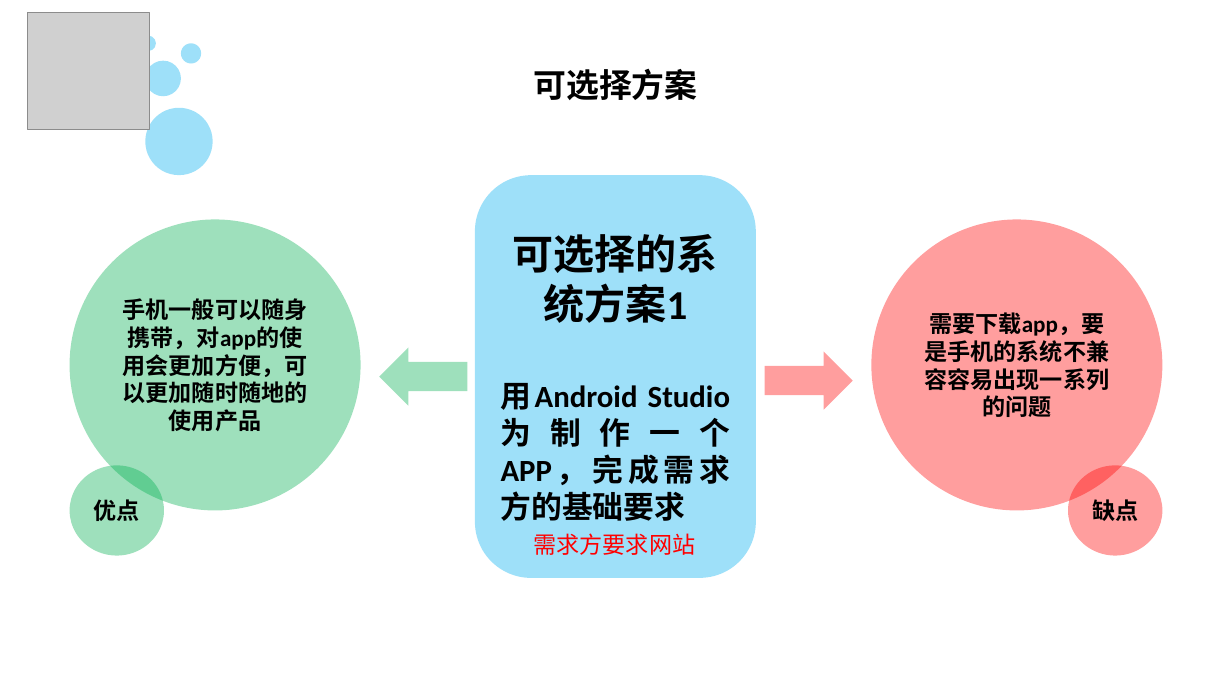
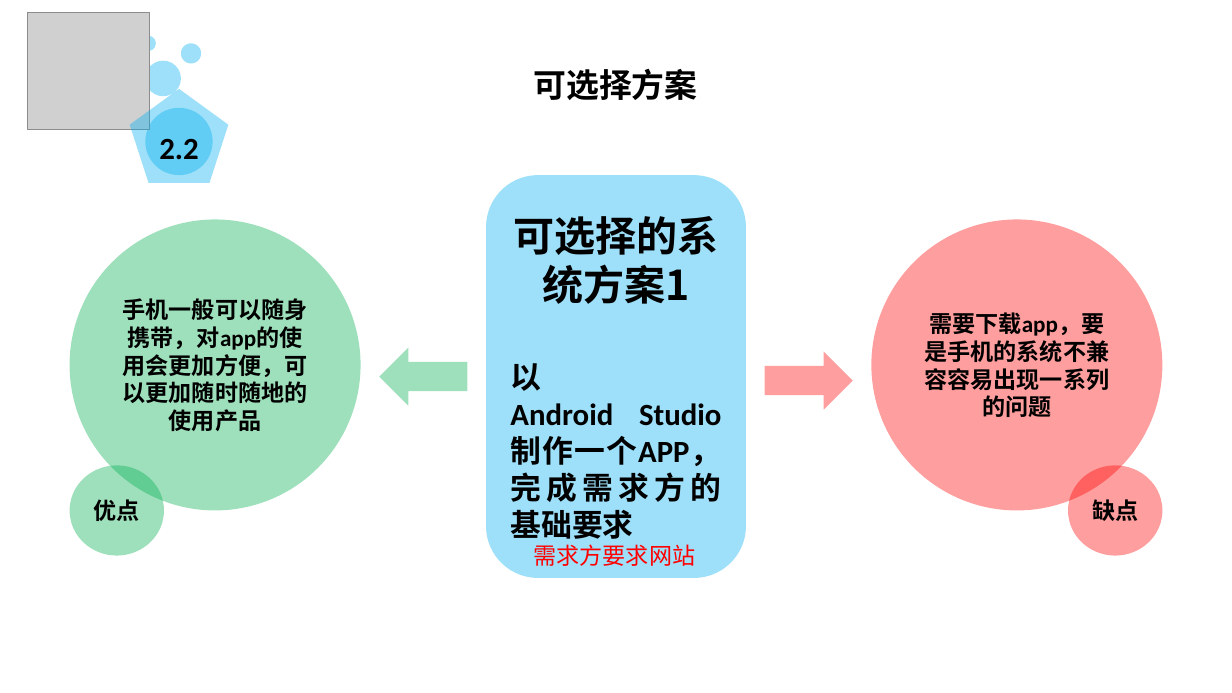
Before and after one commit to PRD2018-G13/PRD2018-G13-TeamProject, a slide deck: slide 11 of PRD2018-G13组项目/软件工程系列课程教学辅助网站/受控文档/分析设计/PRD2018-G13-项目里程碑.pptx. Drawn at 1232x693 pixels with LibreOffice and Linux fonts; fonts in the diff are those of the drawing; grey boxes stand for pictures; background and template pictures are left out. Boxes give left, top, right and bottom in pixels: in the first picture for what was removed or moved away, otherwise in the second. Text is boxed around its words. In the diff, an @@ line names an element or a change of style, - is before the commit and + after.

```diff
--- a/PRD2018-G13组项目/软件工程系列课程教学辅助网站/受控文档/分析设计/PRD2018-G13-项目里程碑.pptx
+++ b/PRD2018-G13组项目/软件工程系列课程教学辅助网站/受控文档/分析设计/PRD2018-G13-项目里程碑.pptx
@@ pentagon added at (129, 89, 228, 183), fill #00B0F0 at 38% opacity, 24 pt, text #000000, bold @@
+2.2
@@ rounded rectangle "可选择的系统方案1": place and size @@
-rounded rectangle "可选择的系统方案1" at (475, 176, 756, 579)
+rounded rectangle "可选择的系统方案1" at (486, 176, 746, 579)
@@ text in rounded rectangle at (513, 216, 718, 304): font Calibri to Noto Sans CJK JP in "可选择的系统方案1" @@
@@ text in rounded rectangle at (510, 363, 721, 545): text changed @@
-用Android Studio为制作一个APP，完成需求方的基础要求
+以
+Android Studio制作一个APP，完成需求方的基础要求
@@ text "需求方要求网站": place and size @@
-text "需求方要求网站" at (534, 533, 696, 555)
+text "需求方要求网站" at (534, 544, 696, 566)
```
Also in this commit, not shown: 23 other slides changed, 49 slides added, 15 slides removed, 2 other files.
